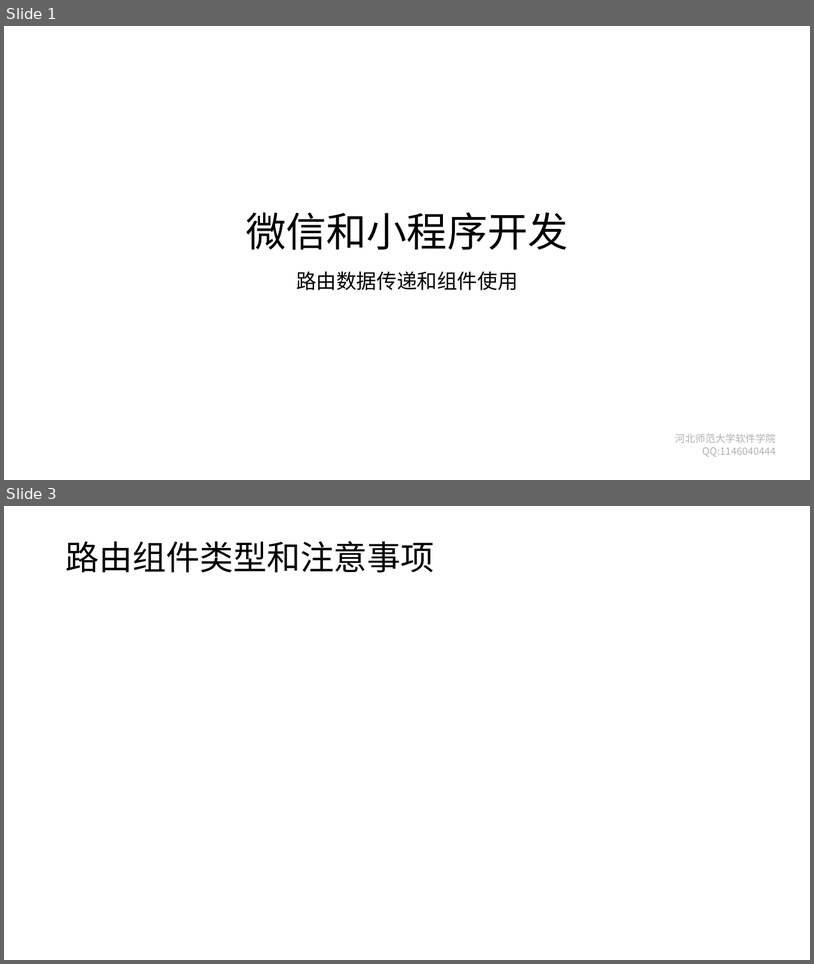
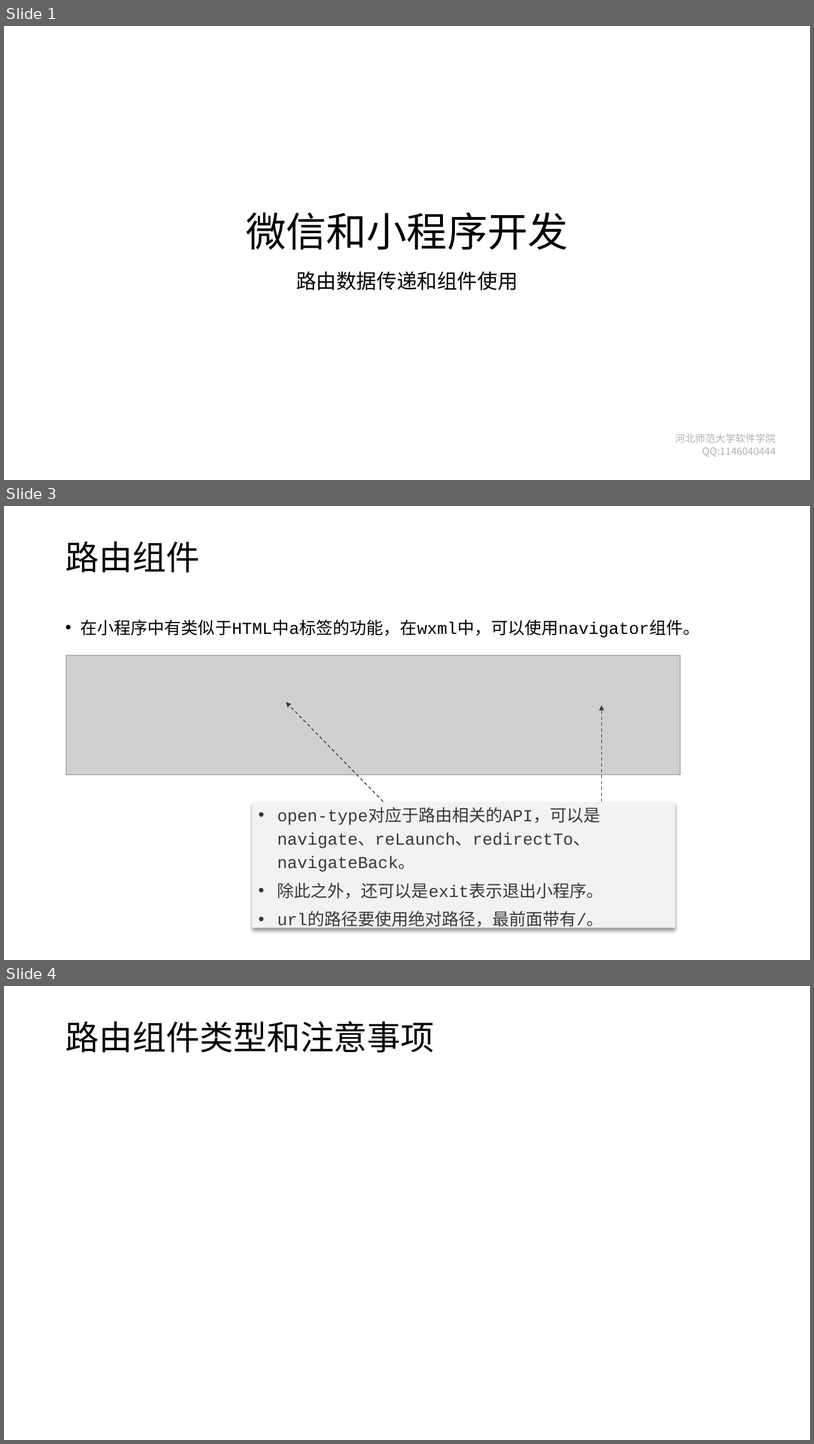
Before and after one commit to edu2act/course-wechat-and-miniprogram, a slide deck: materials/ch03/ch03-路由数据传递和组件使用.pptx. Shown one above the other, each under a label of ours: slides 1 and 3 before the commit, slides 1, 3 and 4 after it; the slides between them are not shown. The pictures are 814x964 and 814x1444 pixels, drawn with LibreOffice and Linux fonts; fonts in the diff are those of the drawing; grey boxes stand for pictures; background and template pictures are left out. Boxes give left, top, right and bottom in pixels: in the first picture for what was removed or moved away, otherwise in the second. Text is boxed around its words. In the diff, an @@ line names an element or a change of style, - is before the commit and + after.

```diff
--- a/materials/ch03/ch03-路由数据传递和组件使用.pptx
+++ b/materials/ch03/ch03-路由数据传递和组件使用.pptx
@@ slide 3 added at box(4, 506, 810, 960), background #FFFFFF @@
@@ title added at box(65, 541, 200, 573), 40 pt, text #000000 @@
+路由组件
@@ text added at box(81, 619, 700, 637), 20 pt, text #000000 @@
+• 在小程序中有类似于HTML中a标签的功能，在wxml中，可以使用navigator组件。
@@ picture added at box(66, 655, 680, 775) @@
@@ arrow added from (383, 801) to (286, 702), #3B3838 1 pt dashed @@
@@ arrow added from (602, 801) to (602, 705), #3B3838 1 pt dashed @@
@@ rectangle added at box(252, 802, 676, 928), fill #F2F2F2, 20 pt, text #3B3838 @@
+• open-type对应于路由相关的API，可以是navigate、reLaunch、redirectTo、navigateBack。
+• 除此之外，还可以是exit表示退出小程序。
+• url的路径要使用绝对路径，最前面带有/。
@@ what was slide 3 is now slide 4 @@
```
Also in this commit, not shown: 1 slide changed, 1 other file.
